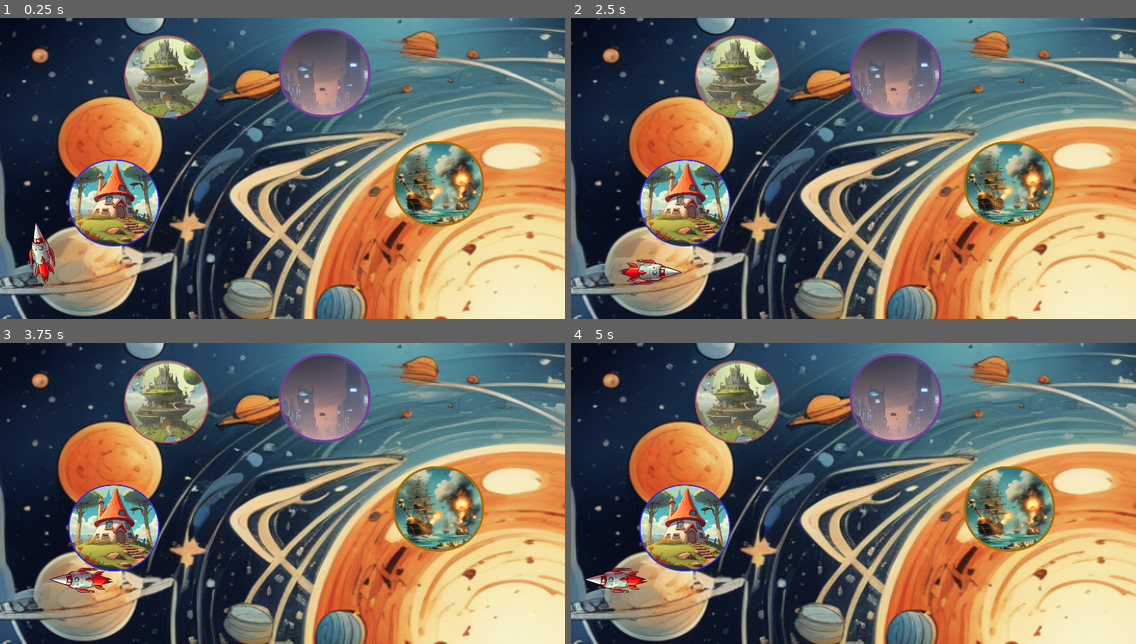
Above: before the commit, frames 1-4 (two rows, left to right).
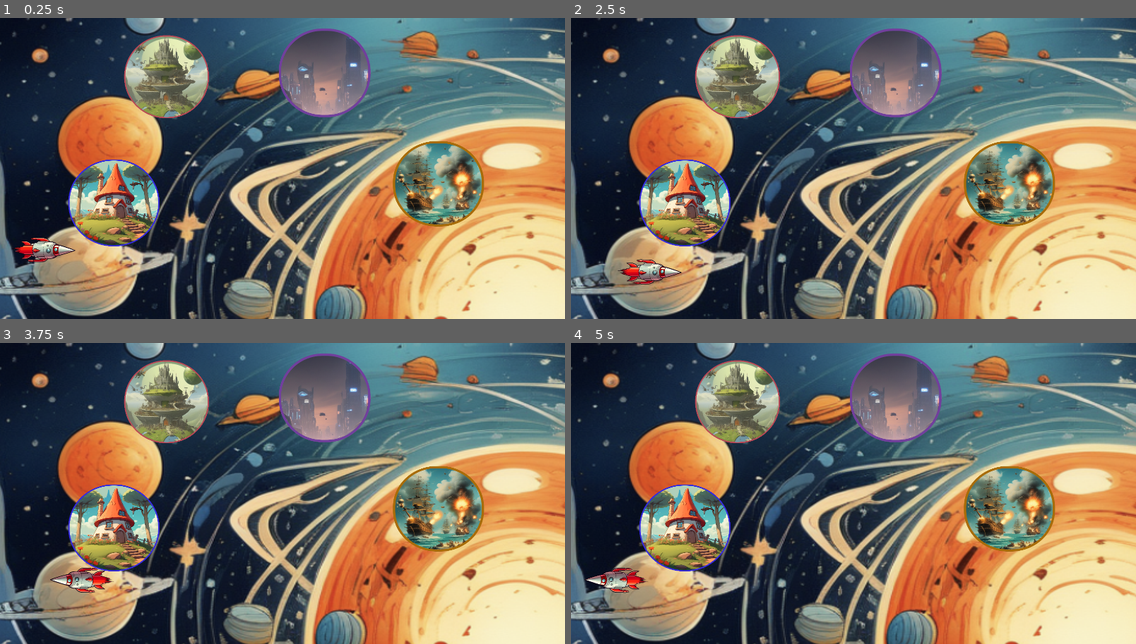
Above: after the commit, the same moments.

Repository: Chasap85/code_quest_senior_project
Game: Godot game, scene res://level-scenes/level_selection.tscn
Same seed, same stepped clock (60 frames per second), same inputs: the game is played once before the commit and once after it. This scene is started directly instead of the project's main scene.
Inputs:
- Up to frame 1 (0.25 s): no input
- Up to frame 2 (2.5 s): tap Enter at 0.5 s; hold D (right) 0.53-1.28 s; hold S (down) 1.28-2.03 s; hold D (right) from 2.03 s (still down)
- Up to frame 3 (3.75 s): release D (right) at 2.78 s; hold W (up) 2.78-3.53 s; hold A (left) from 3.53 s (still down)
- Up to frame 4 (5 s): keep holding A (left)

The runs differ from the first frame. In frame 1, 0.7% of the frame differs, in the area x 2-14%, y 68-89%; in frame 2, 0.1%; in frame 3, 0.1%; in frame 4, less than 0.1%.

Commit message:
Finish Level Select movement

Diff:
--- a/level-scenes/level_selection.tscn
+++ b/level-scenes/level_selection.tscn
@@ -6,6 +6,7 @@
 [ext_resource type="Texture2D" uid="uid://cgd76ob0j58yq" path="res://graphics/characters/canvas-2024-03-28-11_42-PM.png" id="4_faw5s"]
 [ext_resource type="Texture2D" uid="uid://ba6eq62ymd15s" path="res://graphics/characters/canvas-2024-03-29-12_03-AM.png" id="5_umye8"]
 [ext_resource type="Texture2D" uid="uid://c0pmihunfv01m" path="res://graphics/characters/canvas-2024-03-29-12_10-AM.png" id="6_n3355"]
+[ext_resource type="AudioStream" uid="uid://ci3gattywjar5" path="res://audio/74562__jovica__layers-004-2-phase-space-explorer-b2.mp3" id="7_umcn7"]
 
 [node name="LevelSelection" type="Node2D"]
 
@@ -39,4 +40,8 @@
 [node name="RocketShip" parent="." instance=ExtResource("1_n4nqd")]
 position = Vector2(148, 798)
 
+[node name="AudioStreamPlayer" type="AudioStreamPlayer" parent="."]
+stream = ExtResource("7_umcn7")
+autoplay = true
+
 [connection signal="input_event" from="RocketShip" to="GnomePlanet" method="_on_rocket_ship_input_event"]
--- a/scripts/Menu.gd
+++ b/scripts/Menu.gd
@@ -1,7 +1,7 @@
 extends Control
 
 func _on_play_pressed():
-	get_tree().change_scene_to_file("res://level-scenes/level-cyberpunk_club.tscn")
+	get_tree().change_scene_to_file("res://level-scenes/level_selection.tscn")
 
 
 func _on_options_pressed():
--- a/scripts/rocket_ship.gd
+++ b/scripts/rocket_ship.gd
@@ -1,6 +1,8 @@
 extends CharacterBody2D
 
 @export var move_speed : float = 100
+
+var last_input_direction = Vector2.ZERO
 
 func _physics_process(_delta):
 	var input_direction = Vector2(
@@ -12,8 +14,13 @@
 
 	move_and_slide()
 
-	look_at(velocity * 1000)
+# Update last input direction if input is non-zero
+	if input_direction != Vector2.ZERO:
+		last_input_direction = input_direction
 
+	# Continuously look in the direction of the last input
+	if last_input_direction != Vector2.ZERO:
+		look_at(position + last_input_direction * 100)
 
 # Define the target position for changing levels
 const TARGET_POSITION = Vector2(387, 629)
Not shown, added: audio/74562__jovica__layers-004-2-phase-space-explorer-b2.mp3.import
Not shown: 1 places in level-scenes/level_selection.tscn that only renumber resources
Not shown, added: audio/74562__jovica__layers-004-2-phase-space-explorer-b2.flac
Not shown, added: audio/74562__jovica__layers-004-2-phase-space-explorer-b2.mp3
Not shown, added: level-scenes/74562__jovica__layers-004-2-phase-space-explorer-b2.flac
